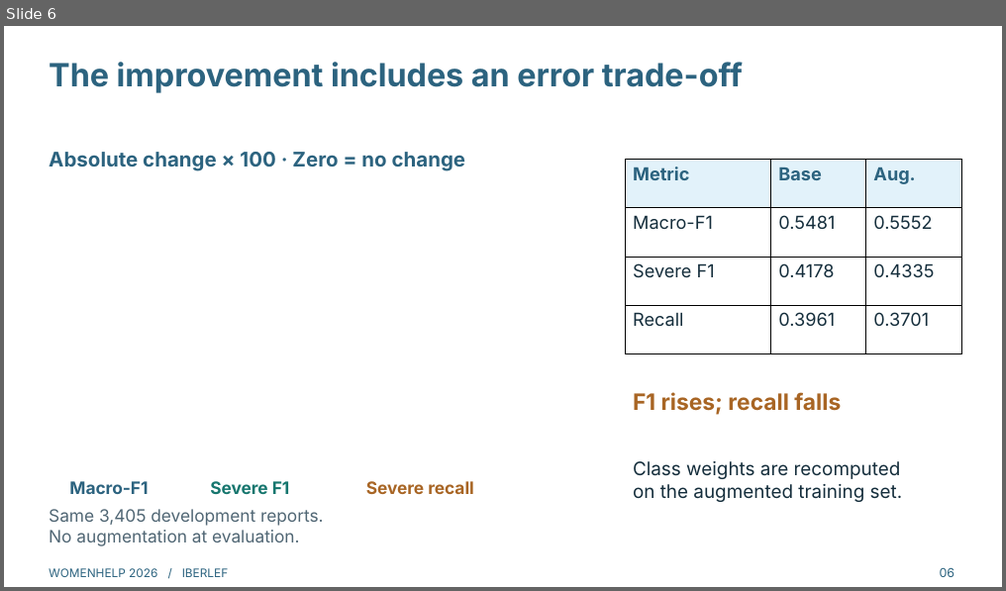
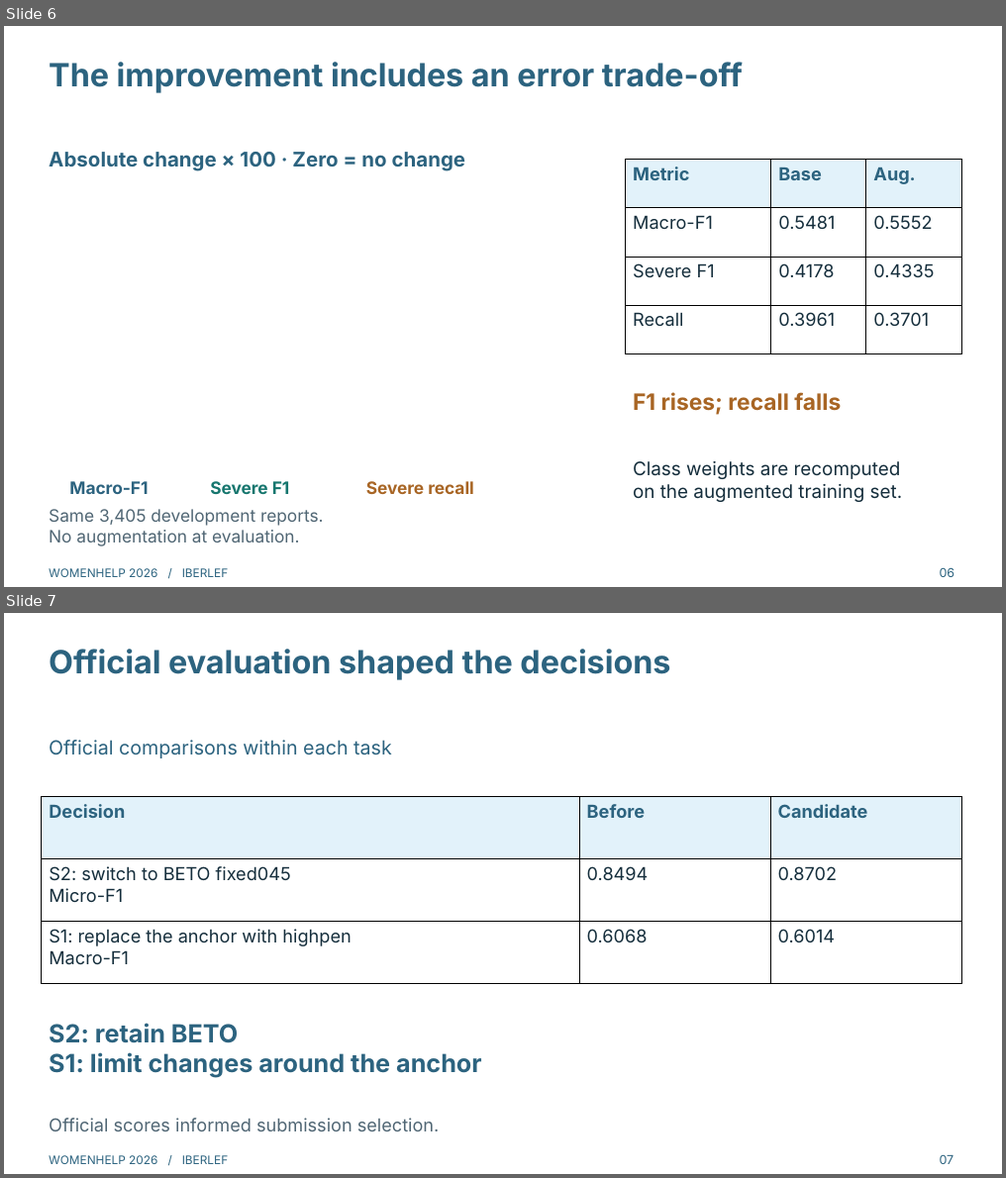
Before and after one commit to mariron42/clasificador_violencia, a slide deck: presentation/WomenHelp_charla_en.pptx. Shown one above the other, each under a label of ours: slide 6 before the commit, slides 6 and 7 after it. The pictures are 1006x591 and 1006x1178 pixels, drawn with LibreOffice and Linux fonts; fonts in the diff are those of the drawing. Boxes give left, top, right and bottom in pixels: in the first picture for what was removed or moved away, otherwise in the second. Text is boxed around its words. In the diff, an @@ line names an element or a change of style, - is before the commit and + after.

Commit message:
Reconstruct final system selection and align bilingual presentation with verified artifacts

```diff
--- a/presentation/WomenHelp_charla_en.pptx
+++ b/presentation/WomenHelp_charla_en.pptx
@@ slide 7 added at (x1=4, y1=613, x2=1002, y2=1174), background #FFFFFF @@
@@ text added at (x1=49, y1=649, x2=670, y2=680), 30.8 pt, text #2C637F, bold @@
+Official evaluation shaped the decisions
@@ text added at (x1=49, y1=740, x2=392, y2=759), 18.8 pt, text #2C637F @@
+Official comparisons within each task
@@ table added at (x1=42, y1=797, x2=961, y2=984), 3 rows, 3 columns @@
+Decision | Before | Candidate
+S2: switch to BETO fixed045 / Micro-F1 | 0.8494 | 0.8702
+S1: replace the anchor with highpen / Macro-F1 | 0.6068 | 0.6014
@@ text added at (x1=49, y1=1023, x2=482, y2=1077), 24 pt, text #2C637F, bold @@
+S2: retain BETO
+S1: limit changes around the anchor
@@ text added at (x1=49, y1=1118, x2=440, y2=1132), 17.2 pt, text #506674 @@
+Official scores informed submission selection.
@@ text added at (x1=49, y1=1156, x2=229, y2=1164), 11.2 pt, text #2C637F @@
+WOMENHELP 2026 / IBERLEF
@@ text added at (x1=940, y1=1155, x2=954, y2=1164), 12 pt, text #2C637F @@
+07
```
Also in this commit, not shown: 1 slide changed, 1 other slide added, 1 slide removed, 12 other files.
